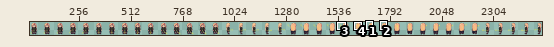
Edited in one commit: sprite sheet (Assets/Textures/Units/Human_Player.png). Above: a wide view before the commit, with the close-up outlined.
Close-up. Before the commit:
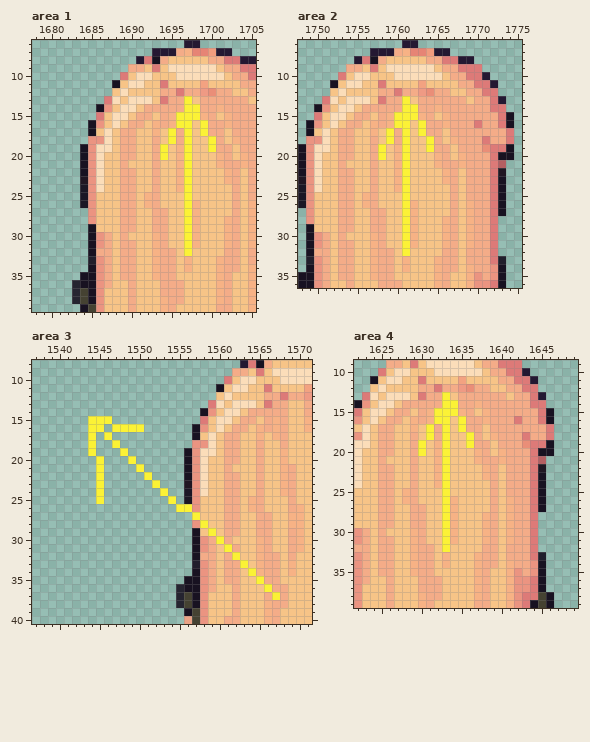
The file is 2560x64 pixels. Pixels under 10% opacity are left out. Colours within 5 levels of each other are drawn and written as one. Shown: area 1: x 1678..1705, y 6..39; area 2: x 1748..1775, y 6..36; area 3: x 1537..1571, y 8..40; area 4: x 1622..1649, y 9..39. The wide view leaves out empty margins. The commit also changed other parts of the picture, which this record leaves out.
And afterwards:
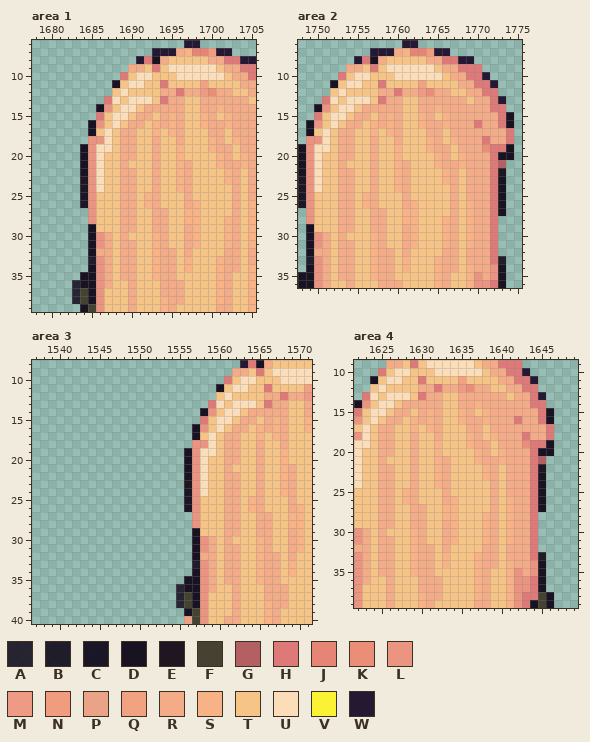
Palette (. is transparent): A #181221e3  B #181221ed  C #181221f8  D #181221  E #201622  F #454232  G #b45f62  H #dd7a78  J #e68475  K #ea8e78  L #eb9481  M #ef9a84  N #f19c7e  P #eaa386  Q #f3a281  R #f4ac88  S #f7b285  T #f7c487  U #fbddb9  V #fbf236  W #241832
Diff:
Changed rows in their new state; - is an unchanged pixel.
Area 1:
first column x 1694:
13 ---T---
14 ---TT--
15 --RTT--
16 --RT-S-
17 -S-T-T-
18 -T-T--S
19 T--T--S
20 T--T---
21 ---R---
22 ---R---
23 ---R---
24 ---R---
25 ---R---
26 ---R---
27 ---S---
28 ---S---
29 ---R---
30 ---R---
31 ---R---
32 ---R---
Area 2:
first column x 1758:
13 ---T---
14 ---TT--
15 --RTT--
16 --RT-S-
17 -S-T-T-
18 -T-T--S
19 T--T--S
20 T--T---
21 ---R---
22 ---R---
23 ---R---
24 ---R---
25 ---R---
26 ---R---
27 ---S---
28 ---S---
29 ---R---
30 ---R---
31 ---R---
32 ---R---
Area 3:
first column x 1544:
15 ...---------------------
16 ..-....-----------------
17 .-.---------------------
18 .--.--------------------
19 .---.-------------------
20 -.---.------------------
21 -.----.-----------------
22 -.-----.----------------
23 -.------.---------------
24 -.-------.--------------
25 -.--------.-------------
26 -----------.C-----------
27 -------------L----------
28 --------------T---------
29 ---------------T--------
30 ----------------T-------
31 -----------------R------
32 ------------------R-----
33 -------------------T----
34 --------------------T---
35 ---------------------S--
36 ----------------------R-
37 -----------------------R
Area 4:
first column x 1630:
13 ---T---
14 ---TT--
15 --RTT--
16 --RT-S-
17 -S-T-T-
18 -T-T--S
19 T--T--S
20 T--T---
21 ---R---
22 ---R---
23 ---R---
24 ---R---
25 ---R---
26 ---R---
27 ---S---
28 ---S---
29 ---R---
30 ---R---
31 ---R---
32 ---R---
Where, in picture pixels (left, top, right, bottom), the same in both close-ups:
changed: (160, 96, 216, 256)
changed: (378, 96, 434, 256)
changed: (88, 416, 280, 600)
changed: (418, 392, 474, 552)
